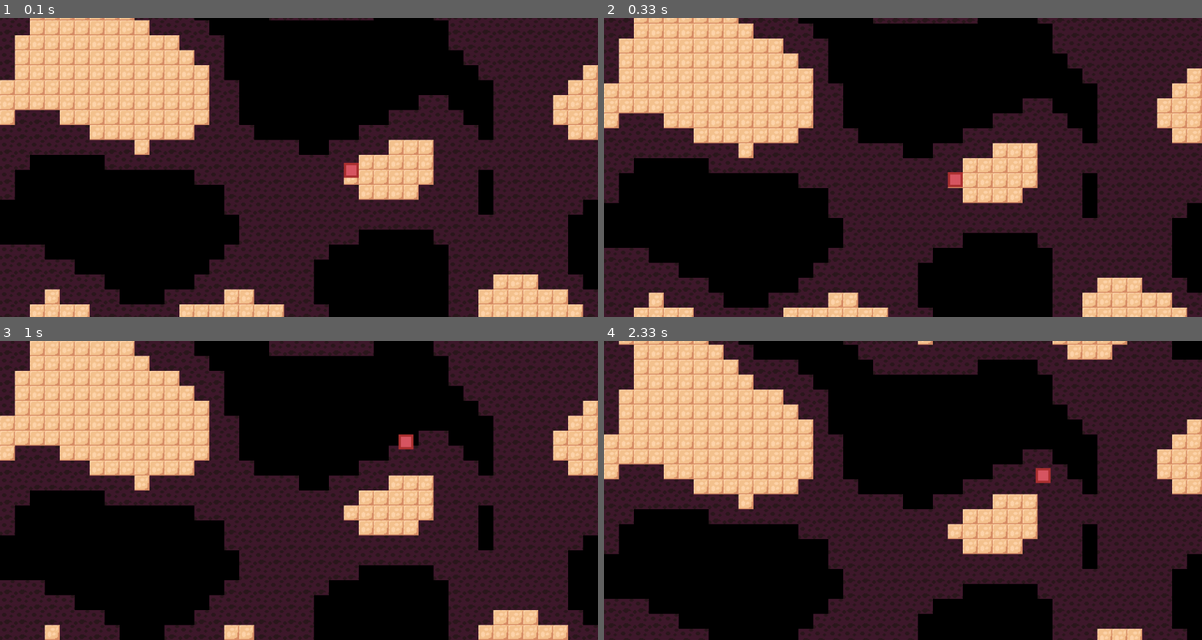
Above: before the commit, frames 1-4 (two rows, left to right).
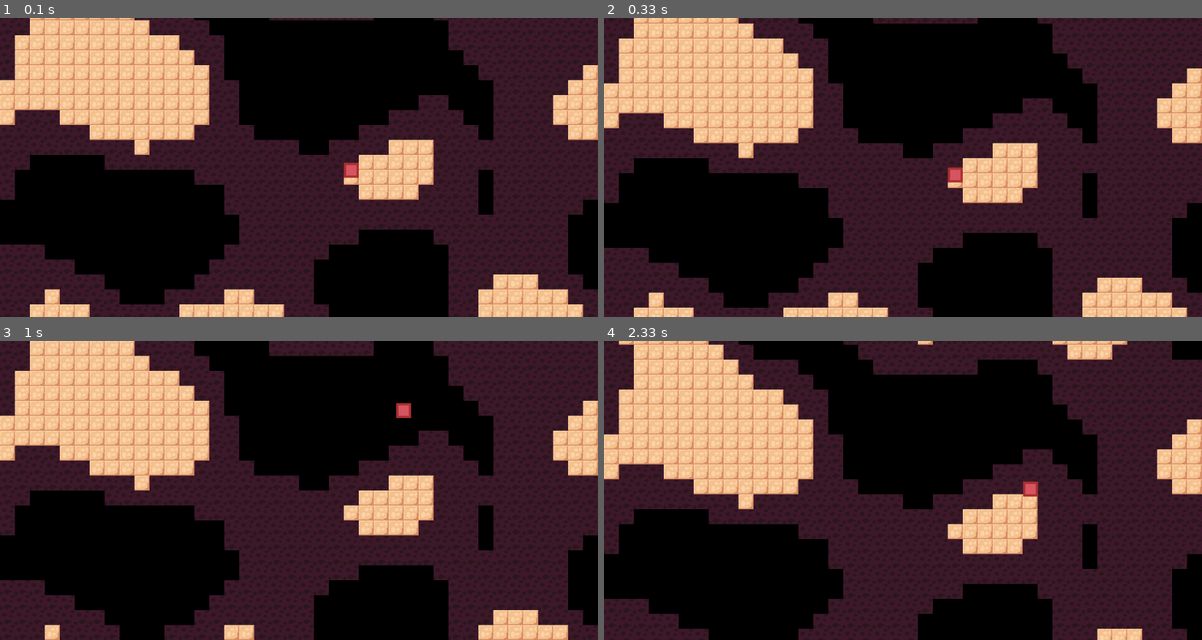
Above: after the commit, the same moments.

Repository: ARKANYOTA/Pygame-Test
Game: pygame game, started from scripts/index.py
The game is run twice, just before and just after one commit, with the same random seed, the same clock (stepped at 60 frames per second) and the same inputs.
Inputs:
- Up to frame 1 (0.1 s): no input
- Up to frame 2 (0.33 s): no input
- Up to frame 3 (1 s): hold D 0.33-0.8 s; hold W from 0.83 s (still down); tap Z at 0.9 s
- Up to frame 4 (2.33 s): release W at 1.13 s; hold D 1.17-1.63 s; tap Z at 1.23, 1.53, 1.73, 2.03, 2.3 s; hold A 1.67-2.2 s; hold S from 2.23 s (still down)

Frame 1 is identical in both runs. In frame 2, 0.1% of the frame differs, in the area x 57-60%, y 50-57%; in frame 3, 0.3%, in the area x 66-70%, y 20-37%; in frame 4, 0.3%.

Commit message:
EUHHH TEST

Diff:
--- a/scripts/index.py
+++ b/scripts/index.py
@@ -11,7 +11,6 @@
 
     # Pygame & screen setup
     pygame.init()
-    print("Ca marche askip bis")
     screensize = scrwidth, scrheight = 1280, 640
     DISPLAY = pygame.display.set_mode(screensize, pygame.RESIZABLE)
     #pygame.display.set_caption("My Game")
@@ -53,7 +52,7 @@
 
         if len(players) == 0:
             playerposinit = noise.find_empty_xy(BLOCKWIDTH)
-            players.append(Player(DISPLAY, 1, playerposinit[1], playerposinit[0]))
+            players.append(Player(DISPLAY, 1, playerposinit[1], playerposinit[0], scrollspeed))
 
 
         for player in players:
--- a/scripts/player.py
+++ b/scripts/player.py
@@ -4,7 +4,7 @@
 from math import floor
 
 class Player:
-    def __init__(self, display, playerNumber, x=0, y=0, width=32, speed=0.5, slipperiness=0.9):
+    def __init__(self, display, playerNumber, x=0, y=0, scrollspeed=0.5, width=32, speed=0.5, slipperiness=0.9):
         self.display =  display
         self.playerNumber = playerNumber
         self.screenPosition = Vector2(x, y)
@@ -13,7 +13,7 @@
         self.width = width
         self.speed = speed
         self.slipperiness = slipperiness
-
+        self.scrollspeed = scrollspeed
         self.isGrounded = False
         self.axe = 0
         self.pickaxe = 0
@@ -71,7 +71,7 @@
 
     def isOnGround(self, map):
         # TODO: make it not a try:except C'est fait bg
-        i = int((self.pos.y + self.width) // self.width)
+        i = floor((self.pos.y + self.width) / self.width)
         j = floor(self.pos.x/self.width)
         if i< len(map):
             return map[i][j] == 2
@@ -79,12 +79,14 @@
             return False
 
     def cannotGoX(self, map):
-        i = int(self.pos.y//self.width)
+        i =  floor(self.pos.y/self.width)
         if self.velocity.x and i<len(map):
             if self.velocity.x>0:
+                print(i, int((self.pos.y+self.width)//self.width), map[i][int((self.pos.y+self.width)//self.width)])
+                return map[i][int((self.pos.y+self.width)//self.width)] == 2
+            elif self.velocity.x<0:
+                print(i, int((self.pos.y-self.width)//self.width), map[i][int((self.pos.y-self.width)//self.width)])
                 return map[i][int((self.pos.y-self.width)//self.width)] == 2
-            elif self.velocity.x<0:
-                return map[i][int((self.pos.y+self.width)//self.width)] == 2
         return False
 
     # def init(self):
@@ -104,8 +106,6 @@
             #pygame.quit()
             #sys.exit()
 
-        SCROLLSPEED = 0.5
-
         self.velocity.x *= self.slipperiness
         self.velocity.x += get_input_wasd().x * self.speed
         cannotGoX = self.cannotGoX(map)
@@ -114,7 +114,7 @@
             self.velocity.x=0
 
         self.isGrounded = self.isOnGround(map)
-        print(self.isGrounded)
+        #print(self.isGrounded)
         # Gravity & velocity
         self.velocity.y += 0.4
         # Collision
@@ -129,7 +129,11 @@
 
         self.pos += self.velocity
         #Scroll
-        self.pos.y += SCROLLSPEED
+        self.pos.y += self.scrollspeed
+
+        if self.isGrounded and self.pos.y%self.width !=0 :
+            self.pos.y = floor(self.pos.y/self.width)*self.width
+
 
         # if not self.isOnGround(map):
         #     if self.getYVelocity() < 4:
